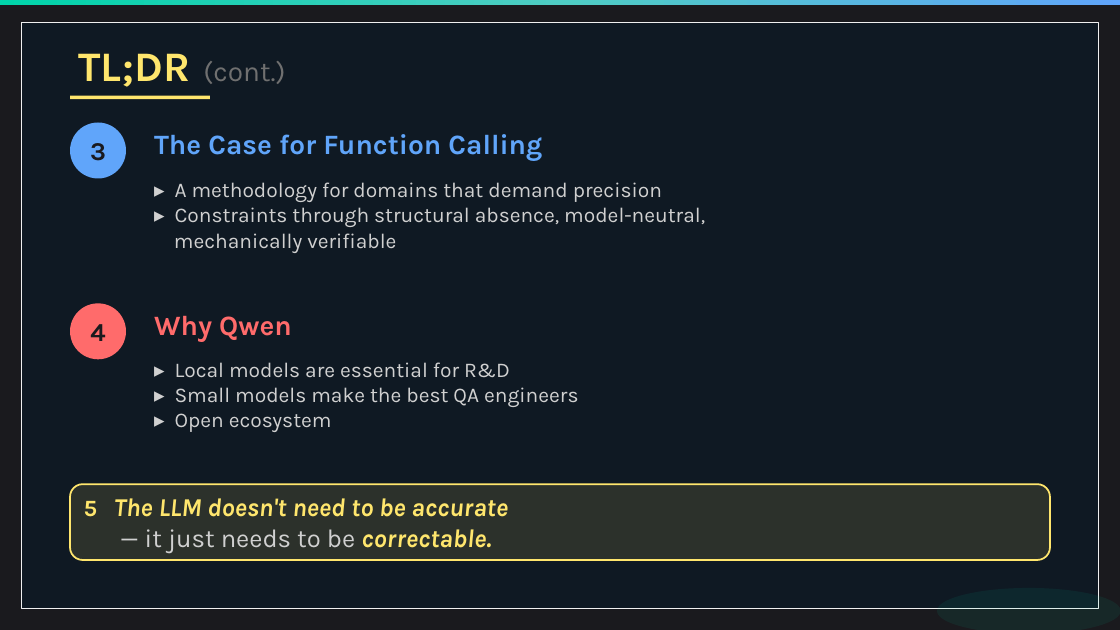
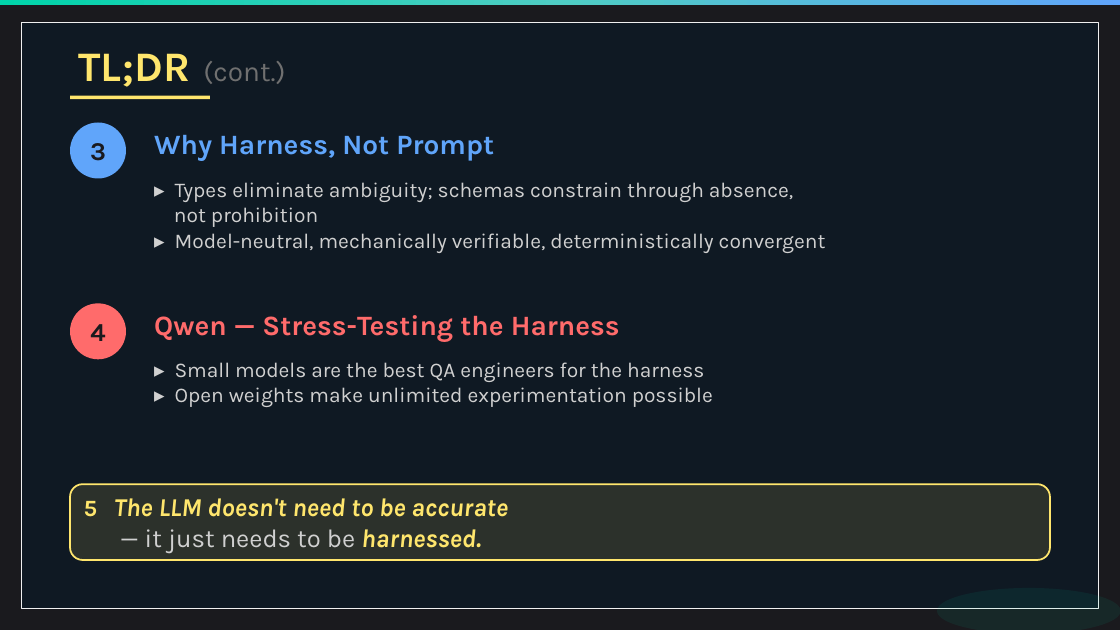
Before and after one commit to ignithex/autobe-llm-agent-code, a slide deck: slide 3 of website/public/seminars/qwen-korea-meetup-20260326.pptx. Drawn at 1120x630 pixels with LibreOffice and Linux fonts; fonts in the diff are those of the drawing. Boxes give left, top, right and bottom in pixels: in the first picture for what was removed or moved away, otherwise in the second. Text is boxed around its words. In the diff, an @@ line names an element or a change of style, - is before the commit and + after.

Commit message:
feat(website): harness wording. (#1211)
* feat(website): harness wording

* more things

* fix it

```diff
--- a/website/public/seminars/qwen-korea-meetup-20260326.pptx
+++ b/website/public/seminars/qwen-korea-meetup-20260326.pptx
@@ text at box(154, 134, 494, 161): text changed @@
-The Case for Function Calling
+Why Harness, Not Prompt
@@ text at box(174, 182, 826, 253): text changed @@
-▸ A methodology for domains that demand precision
-▸ Constraints through structural absence, model-neutral,
-mechanically verifiable
+▸ Types eliminate ambiguity; schemas constrain through absence,
+not prohibition
+▸ Model-neutral, mechanically verifiable, deterministically convergent
@@ text at box(154, 315, 620, 342): text changed @@
-Why Qwen
+Qwen — Stress-Testing the Harness
@@ text at box(175, 362, 713, 407): text changed @@
-▸ Local models are essential for R&D
-▸ Small models make the best QA engineers
-▸ Open ecosystem
+▸ Small models are the best QA engineers for the harness
+▸ Open weights make unlimited experimentation possible
@@ text in rounded rectangle at box(145, 529, 481, 553): text changed @@
-— it just needs to be correctable.
+— it just needs to be harnessed.
```
Also in this commit, not shown: 24 other slides changed, 1 other file.
